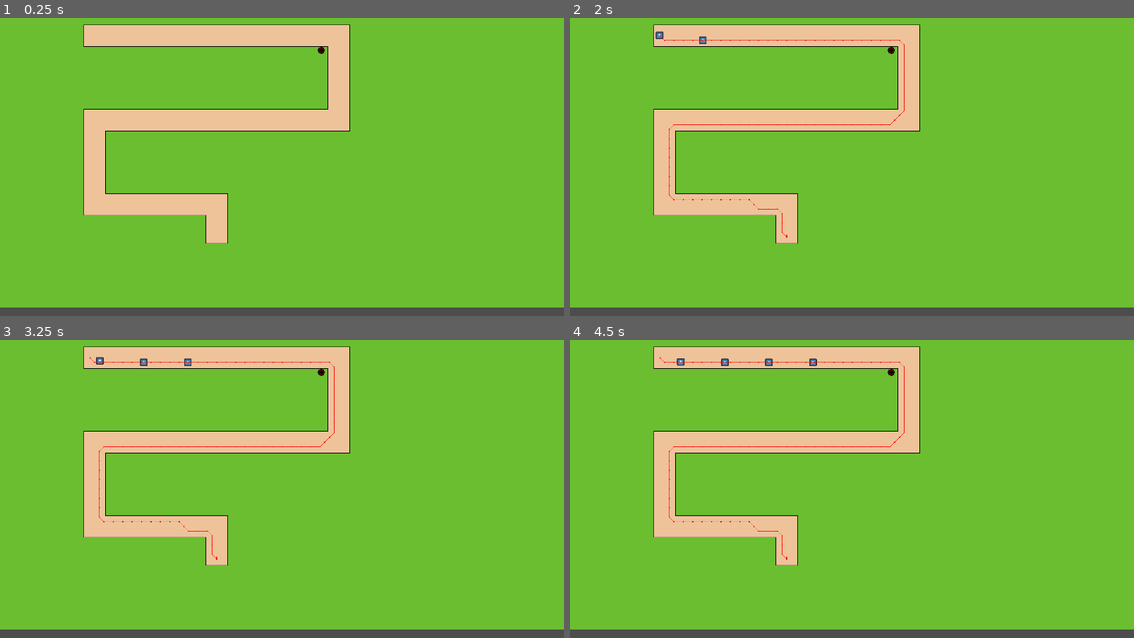
Above: before the commit, frames 1-4 (two rows, left to right).
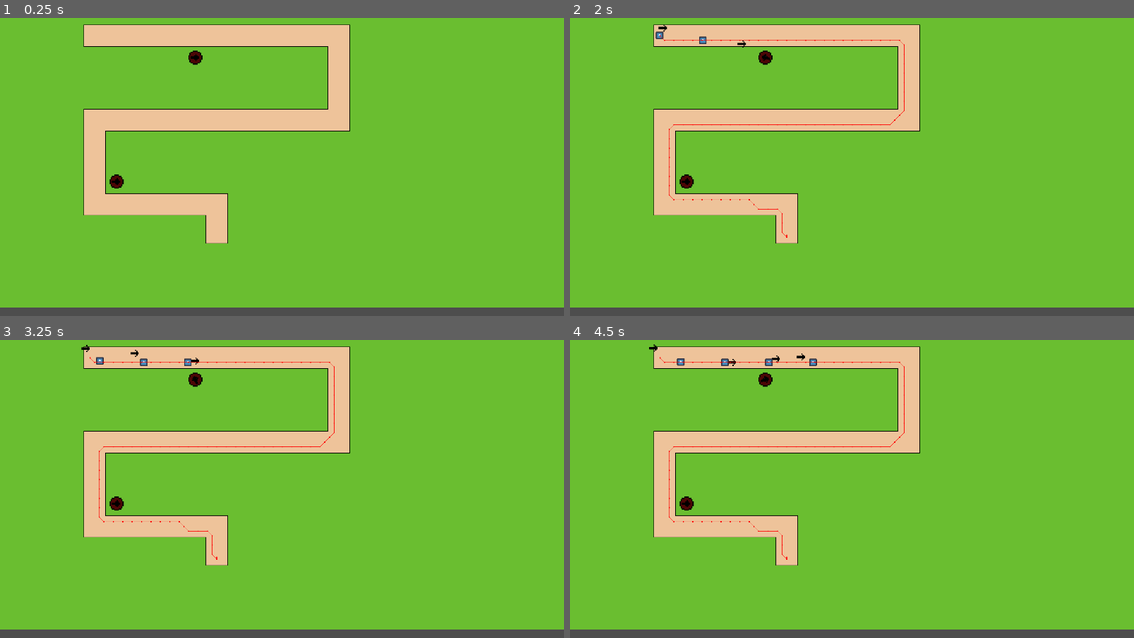
Above: after the commit, the same moments.

Repository: ShroomySquid/GameJamMtl
Game: Godot game, scene res://Scenes/Race.tscn
Same seed, same stepped clock (60 frames per second), same inputs: the game is played once before the commit and once after it. The engine's default icon, where the game draws it, is replaced by a stand-in: a white triangle on a blue panel in a dark square.
Inputs:
- Up to frame 1 (0.25 s): no input
- Up to frame 2 (2 s): tap Enter at 0.5 s
- Up to frame 3 (3.25 s): no input
- Up to frame 4 (4.5 s): no input

The runs differ from the first frame. In frame 1, 0.2% of the frame differs, in the area x 19-58%, y 9-58%; in frame 2, 0.3%; in frame 3, 0.3%; in frame 4, 0.3%, in the area x 14-58%, y 1-58%.

Commit message:
yesterday work before I went to sleep. Have to figure out a new logic for shooting

Diff:
--- a/Scenes/ActualArrow.gd
+++ b/Scenes/ActualArrow.gd
@@ -1,7 +1,11 @@
 extends CharacterBody2D
 
-const SPEED = 300.0
+const SPEED = 500.0
+var target = Vector2.UP
+@onready var nav_agent := $NavigationAgent2D as NavigationAgent2D
 
 func _physics_process(_delta):
-	velocity = Vector2.UP * SPEED
+	nav_agent.target_position = target
+	var dir = global_position.direction_to(nav_agent.get_next_path_position())
+	velocity = dir * SPEED
 	move_and_slide()
--- a/Scenes/AnimalsContainer.gd
+++ b/Scenes/AnimalsContainer.gd
@@ -9,7 +9,6 @@
 func _process(_delta):
 	pass
 
-
 func _on_spawn_timer_timeout():
 	var new_animal = animal_tscn.instantiate()
 	new_animal.end = $"../End"
--- a/Scenes/Arrow.tscn
+++ b/Scenes/Arrow.tscn
@@ -11,6 +11,7 @@
 
 [node name="ActualArrow" type="CharacterBody2D" parent="." index="0"]
 rotation = 1.5708
+scale = Vector2(2, 2)
 collision_layer = 8
 collision_mask = 2
 script = ExtResource("2_v6nhf")
@@ -21,3 +22,5 @@
 [node name="ArrowCollision" type="CollisionShape2D" parent="ActualArrow" index="1"]
 position = Vector2(0, 0.5)
 shape = SubResource("RectangleShape2D_ot213")
+
+[node name="NavigationAgent2D" type="NavigationAgent2D" parent="ActualArrow" index="2"]
--- a/Scenes/ArrowContainer.gd
+++ b/Scenes/ArrowContainer.gd
@@ -1,15 +1,15 @@
 extends Node2D
 
 var arrow = preload("res://Scenes/Arrow.tscn")
+#var arrow_tscn = preload("res://Scenes/Arrow.tscn")
 
 func _ready():
 	pass # Replace with function body.
 
-
 func _process(_delta):
 	pass
 
-func _on_tower_shooting():
-	#print("hello")
+func _on_tower_shooting(start_position, target):
 	var new_arrow = arrow.instantiate()
+	new_arrow.position = start_position
 	add_child(new_arrow)
--- a/Scenes/Race.tscn
+++ b/Scenes/Race.tscn
@@ -483,7 +483,10 @@
 [node name="TowerContainer" type="Node2D" parent="." index="2"]
 
 [node name="Tower" parent="TowerContainer" index="0" instance=ExtResource("4_nrbt5")]
-position = Vector2(178, -103)
+position = Vector2(-36.5, -90.5)
+
+[node name="Tower2" parent="TowerContainer" index="1" instance=ExtResource("4_nrbt5")]
+position = Vector2(-170.5, 121)
 
 [node name="ArrowContainer" type="Node2D" parent="." index="3"]
 script = ExtResource("4_wuy8e")
--- a/Scenes/Tower.gd
+++ b/Scenes/Tower.gd
@@ -12,10 +12,10 @@
 
 func _process(_delta):
 	if (currTargets):
-		$ShootingPart2.look_at(currTargets[0].position)
+		$ShootingPart2.look_at(currTargets[0].global_position)
 		if (ready_to_shoot):
 			ready_to_shoot = false
-			shooting.emit()
+			shooting.emit(position, currTargets[0].global_position)
 			await get_tree().create_timer(0.75).timeout
 			ready_to_shoot = true
 
--- a/Scenes/Tower.tscn
+++ b/Scenes/Tower.tscn
@@ -11,6 +11,7 @@
 radius = 6.0
 
 [node name="Tower" type="StaticBody2D"]
+scale = Vector2(2, 2)
 collision_layer = 4
 collision_mask = 2
 script = ExtResource("2_q23ir")
@@ -36,7 +37,5 @@
 [node name="MandatoryCollision2" type="CollisionShape2D" parent="."]
 shape = SubResource("CircleShape2D_jbivl")
 
-[connection signal="body_entered" from="ShootingRange" to="." method="_on_shooting_range_body_entered"]
-[connection signal="body_exited" from="ShootingRange" to="." method="_on_shooting_range_body_exited"]
 [connection signal="body_entered" from="ShootingRange2" to="." method="_on_shooting_range_2_body_entered"]
 [connection signal="body_exited" from="ShootingRange2" to="." method="_on_shooting_range_2_body_exited"]
--- /dev/null
+++ b/Scenes/control.gd
@@ -0,0 +1,9 @@
+extends Node2D
+
+var target = Vector2.UP
+
+func _ready():
+	pass # Replace with function body.
+
+func _process(delta):
+	pass
--- a/Scenes/control.tscn
+++ b/Scenes/control.tscn
@@ -1,4 +1,7 @@
-[gd_scene format=3 uid="uid://i3cmbc3rwgcl"]
+[gd_scene load_steps=2 format=3 uid="uid://i3cmbc3rwgcl"]
+
+[ext_resource type="Script" path="res://Scenes/control.gd" id="1_3t26u"]
 
 [node name="Control" type="Node2D"]
 position = Vector2(738, 379)
+script = ExtResource("1_3t26u")
